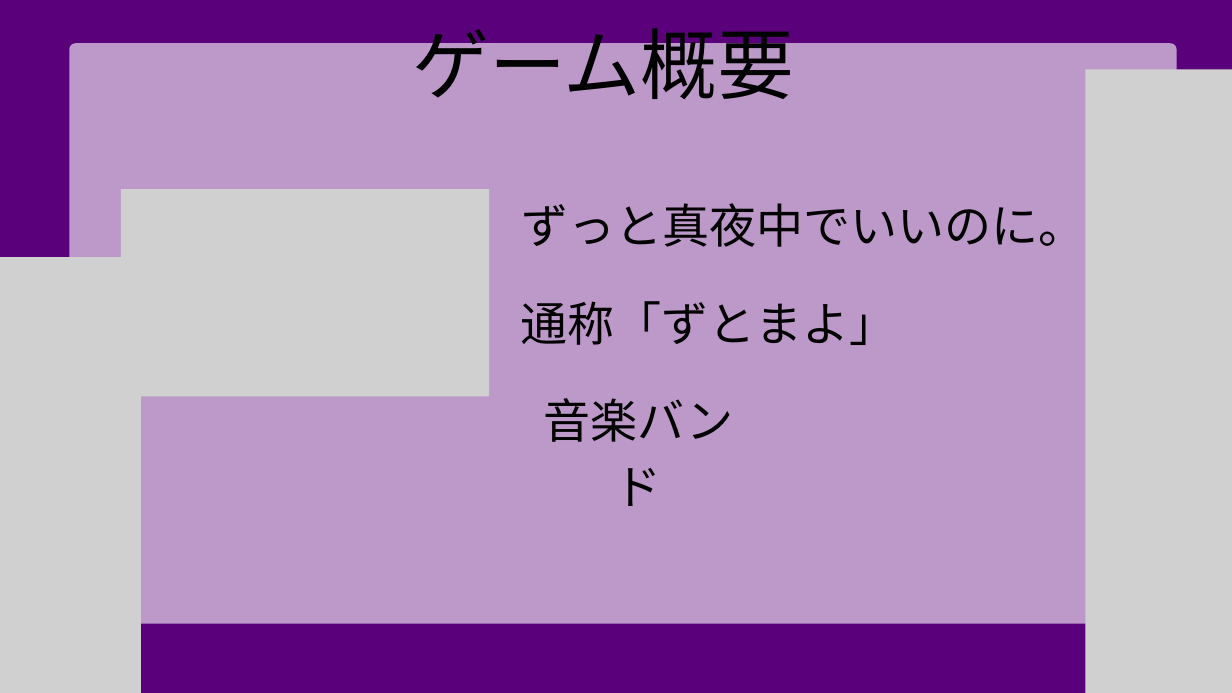
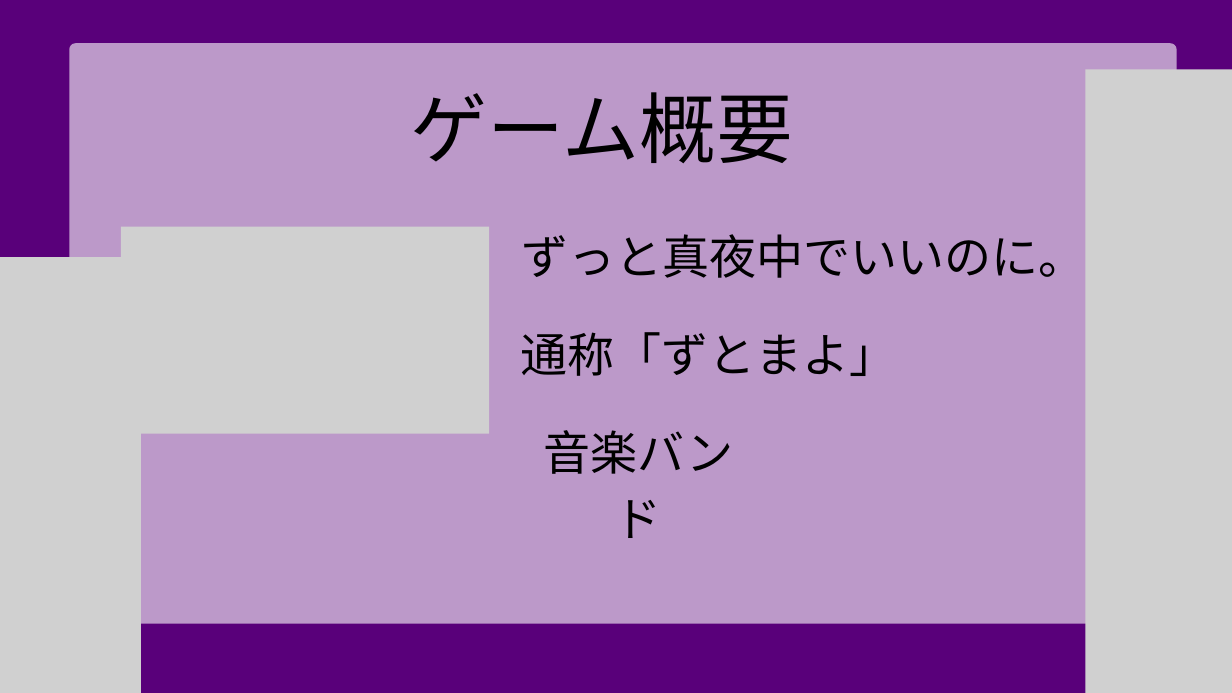
Before and after one commit to kota2929/flutternoyatu, a slide deck: slide 4 of flutter_application_1/flutter2025_yogiashi.pptx. Drawn at 1232x693 pixels with LibreOffice and Linux fonts; fonts in the diff are those of the drawing; grey boxes stand for pictures. Boxes give left, top, right and bottom in pixels: in the first picture for what was removed or moved away, otherwise in the second. Text is boxed around its words. In the diff, an @@ line names an element or a change of style, - is before the commit and + after.

```diff
--- a/flutter_application_1/flutter2025_yogiashi.pptx
+++ b/flutter_application_1/flutter2025_yogiashi.pptx
@@ text "ゲーム概要" rewrapped from [412,15,795,99] to [411,92,794,163] @@
@@ picture: place and size @@
-picture at [121,189,489,396]
+picture at [121,227,489,434]
@@ 3 texts: place and size @@
-3 texts at [521,203,1085,506]
+3 texts at [521,234,1085,538]
```
Also in this commit, not shown: 4 other slides changed.
